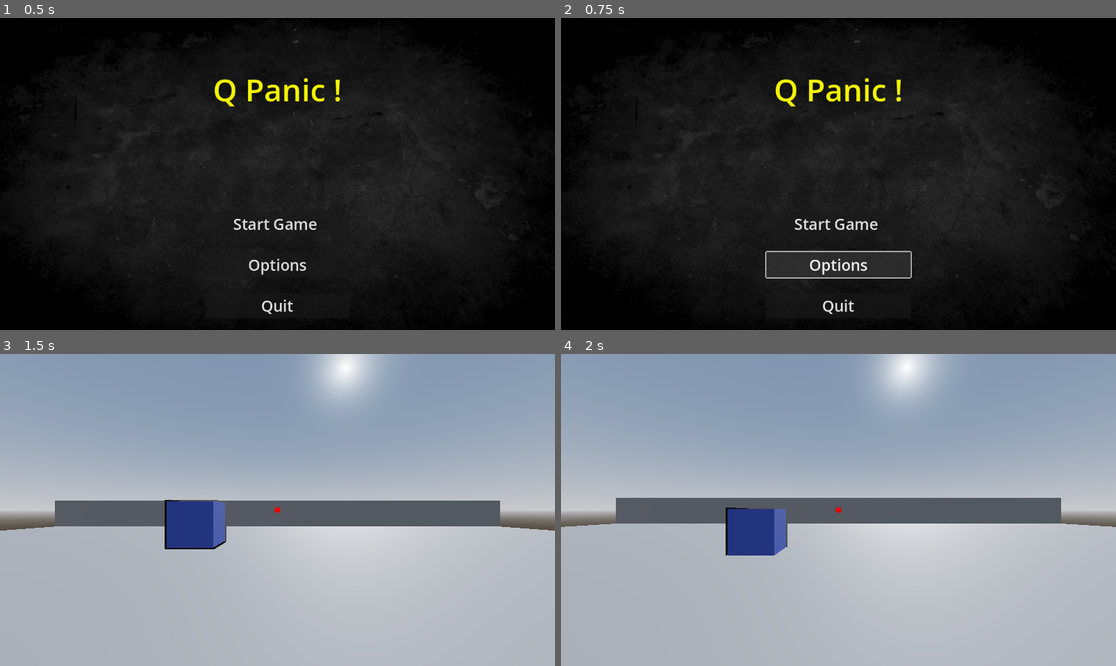
Above: before the commit, frames 1-4 (two rows, left to right).
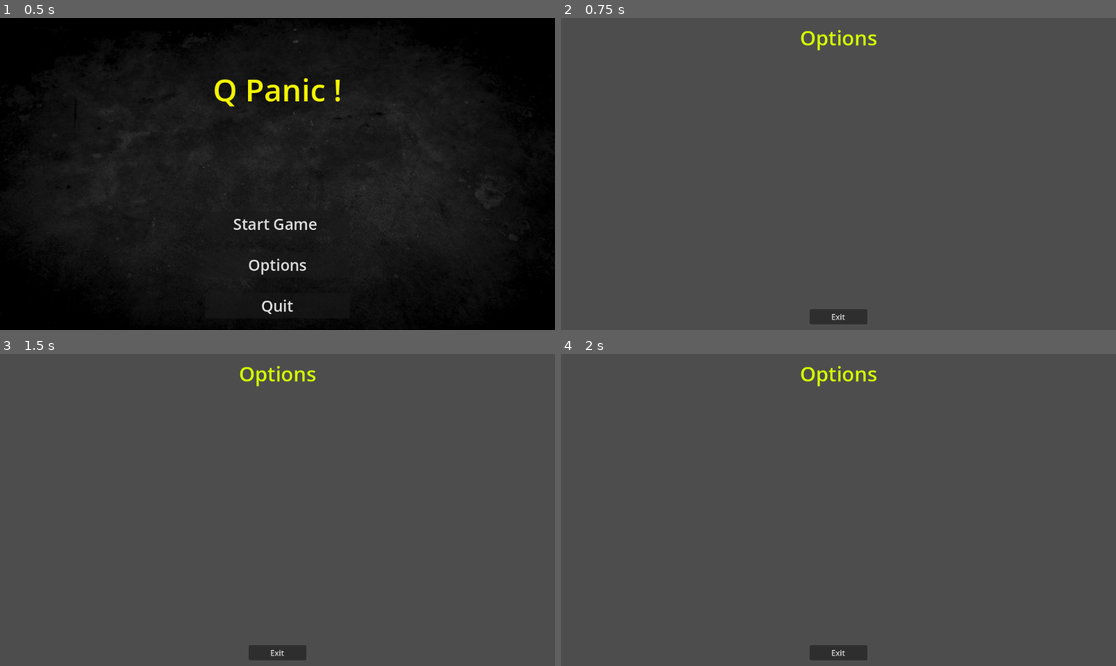
Above: after the commit, the same moments.

Repository: AntoninHUDRY/Q_panic
Game: Godot game, scene res://Menu/main_menu.tscn
Same seed, same stepped clock (60 frames per second), same inputs: the game is played once before the commit and once after it. This scene is started directly instead of the project's main scene.
Inputs (mouse positions are in pixels of both pictures, inside the frame that each line leads up to):
- Up to frame 1 (0.5 s): no input
- Up to frame 2 (0.75 s): click "Options" at 0.5 s
- Up to frame 3 (1.5 s): click (277, 559) at 1.25 s, where only the run before the commit has a clickable "Start Game"
- Up to frame 4 (2 s): no input

Frame 1 is identical in both runs. In frame 2, 100% of the frame differs, in the area x 0-100%, y 0-100%; in frame 3, 94%; in frame 4, 94%.

Commit message:
Added options menu
Not finished yet

Diff:
--- a/Menu/main_menu.gd
+++ b/Menu/main_menu.gd
@@ -2,6 +2,7 @@
 extends Control
 
 @export var main_game_packed_scene : PackedScene = null
+@export var option_menu_packed_scene : PackedScene = null
 
 
 func _on_start_button_down():
@@ -10,7 +11,7 @@
 
 
 func _on_options_button_down():
-	pass # Replace with function body.
+	get_tree().change_scene_to_packed(option_menu_packed_scene)
 
 
 
--- a/Menu/main_menu.tscn
+++ b/Menu/main_menu.tscn
@@ -1,8 +1,9 @@
-[gd_scene load_steps=4 format=3 uid="uid://dxmkmxm387wpx"]
+[gd_scene load_steps=5 format=3 uid="uid://dxmkmxm387wpx"]
 
 [ext_resource type="Texture2D" uid="uid://duphmnqkq4ukd" path="res://textures/dark_background.jpg" id="1_ey1a1"]
 [ext_resource type="Script" path="res://Menu/main_menu.gd" id="1_g06n7"]
 [ext_resource type="PackedScene" uid="uid://8ukrrg3tetb8" path="res://CameraTest.tscn" id="2_6g2v4"]
+[ext_resource type="PackedScene" uid="uid://d1d6gq4xg16vh" path="res://OptionsMenu/options_menu.tscn" id="3_plbon"]
 
 [node name="MainMenu" type="Control"]
 layout_mode = 3
@@ -13,6 +14,7 @@
 grow_vertical = 2
 script = ExtResource("1_g06n7")
 main_game_packed_scene = ExtResource("2_6g2v4")
+option_menu_packed_scene = ExtResource("3_plbon")
 
 [node name="Background" type="TextureRect" parent="."]
 layout_mode = 1
--- /dev/null
+++ b/OptionsMenu/options_menu.gd
@@ -0,0 +1,15 @@
+class_name OptionsMenu
+extends Control
+
+@onready var exit_button = $MarginContainer/VBoxContainer/Exit_Button as Button
+
+
+signal exit_options_menu
+
+func _ready():
+	exit_button.button_down.connect(on_exit_pressed)
+	set_process(false)
+
+func on_exit_pressed() -> void:
+	exit_options_menu.emit()
+	set_process(false)
--- /dev/null
+++ b/OptionsMenu/options_menu.tscn
@@ -0,0 +1,43 @@
+[gd_scene load_steps=2 format=3 uid="uid://d1d6gq4xg16vh"]
+
+[ext_resource type="Script" path="res://OptionsMenu/options_menu.gd" id="1_upsdw"]
+
+[node name="Options_Menu" type="Control"]
+layout_mode = 3
+anchors_preset = 15
+anchor_right = 1.0
+anchor_bottom = 1.0
+grow_horizontal = 2
+grow_vertical = 2
+script = ExtResource("1_upsdw")
+
+[node name="MarginContainer" type="MarginContainer" parent="."]
+layout_mode = 1
+anchors_preset = 15
+anchor_right = 1.0
+anchor_bottom = 1.0
+grow_horizontal = 2
+grow_vertical = 2
+theme_override_constants/margin_left = 12
+theme_override_constants/margin_top = 12
+theme_override_constants/margin_right = 12
+theme_override_constants/margin_bottom = 12
+
+[node name="VBoxContainer" type="VBoxContainer" parent="MarginContainer"]
+layout_mode = 2
+theme_override_constants/separation = -48
+
+[node name="Label" type="Label" parent="MarginContainer/VBoxContainer"]
+layout_mode = 2
+theme_override_colors/font_color = Color(0.835294, 1, 0, 1)
+theme_override_font_sizes/font_size = 42
+text = "Options"
+horizontal_alignment = 1
+vertical_alignment = 1
+
+[node name="Exit_Button" type="Button" parent="MarginContainer/VBoxContainer"]
+custom_minimum_size = Vector2(120, 30)
+layout_mode = 2
+size_flags_horizontal = 4
+size_flags_vertical = 10
+text = "Exit"
